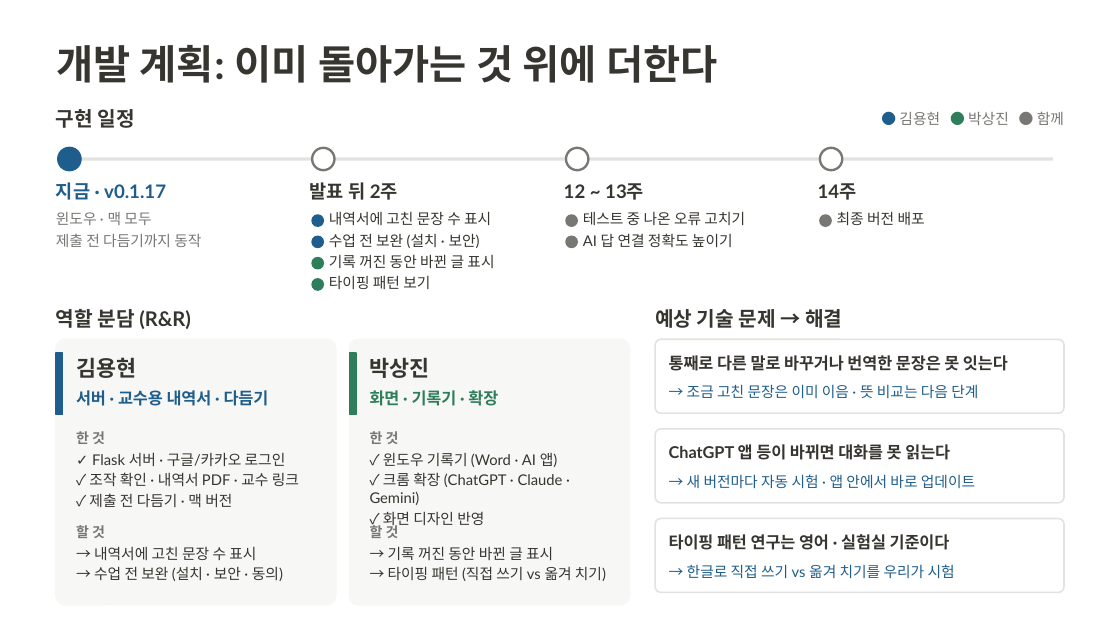
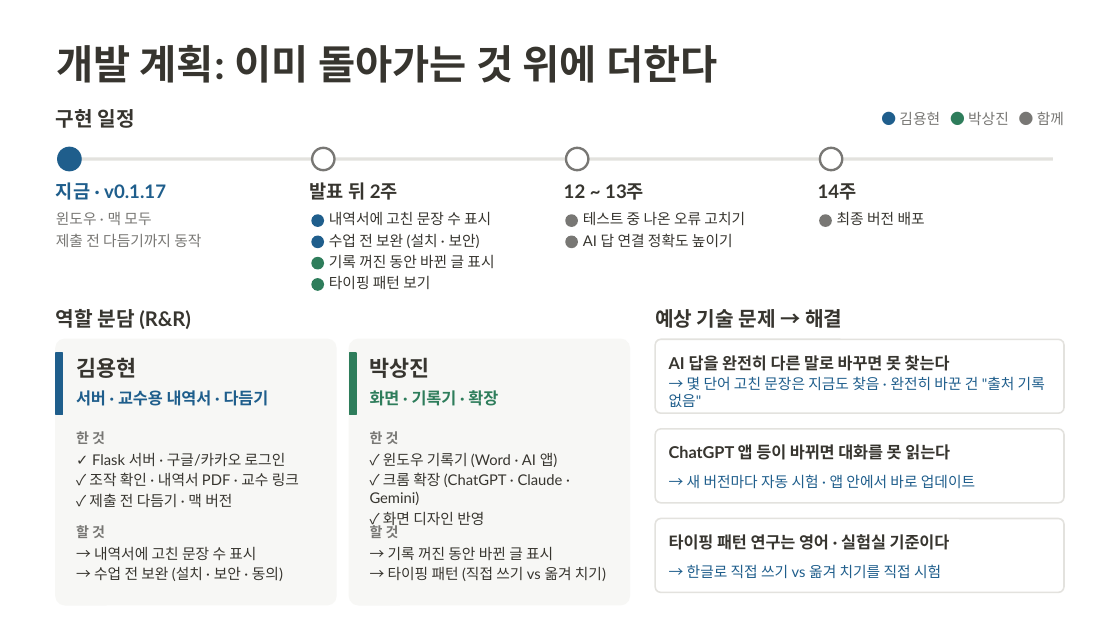
Before and after one commit to 20233014-KYH/trace, a slide deck: slide 12 of deck/중간발표_김용현.pptx (slide 6 before the commit). Drawn at 1120x630 pixels with LibreOffice and Linux fonts; fonts in the diff are those of the drawing. Boxes give left, top, right and bottom in pixels: in the first picture for what was removed or moved away, otherwise in the second. Text is boxed around its words. In the diff, an @@ line names an element or a change of style, - is before the commit and + after.

```diff
--- a/deck/중간발표_김용현.pptx
+++ b/deck/중간발표_김용현.pptx
@@ text at [669, 355, 950, 371]: text changed @@
-통째로 다른 말로 바꾸거나 번역한 문장은 못 잇는다
+AI 답을 완전히 다른 말로 바꾸면 못 찾는다
@@ text at [669, 376, 1045, 407]: text changed @@
-→ 조금 고친 문장은 이미 이음 · 뜻 비교는 다음 단계
+→ 몇 단어 고친 문장은 지금도 찾음 · 완전히 바꾼 건 "출처 기록 없음"
@@ text at [687, 564, 941, 578]: text changed @@
-→ 한글로 직접 쓰기 vs 옮겨 치기를 우리가 시험
+→ 한글로 직접 쓰기 vs 옮겨 치기를 직접 시험
```
Also in this commit, not shown: 1 other slide changed, 6 slides added, 11 other files.
